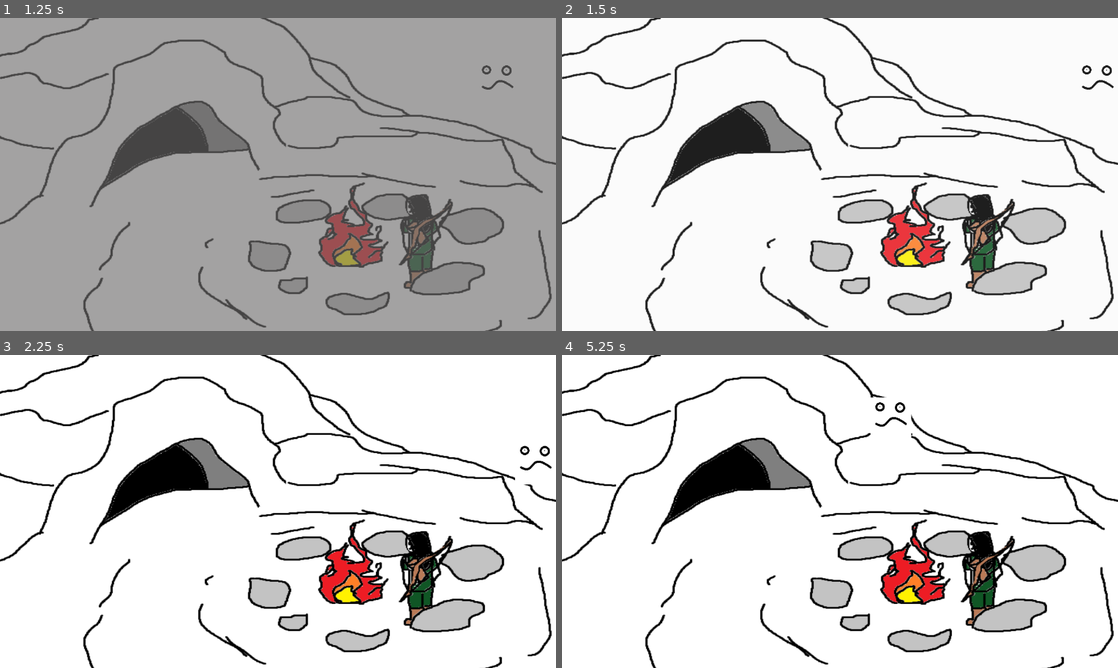
Above: before the commit, frames 1-4 (two rows, left to right).
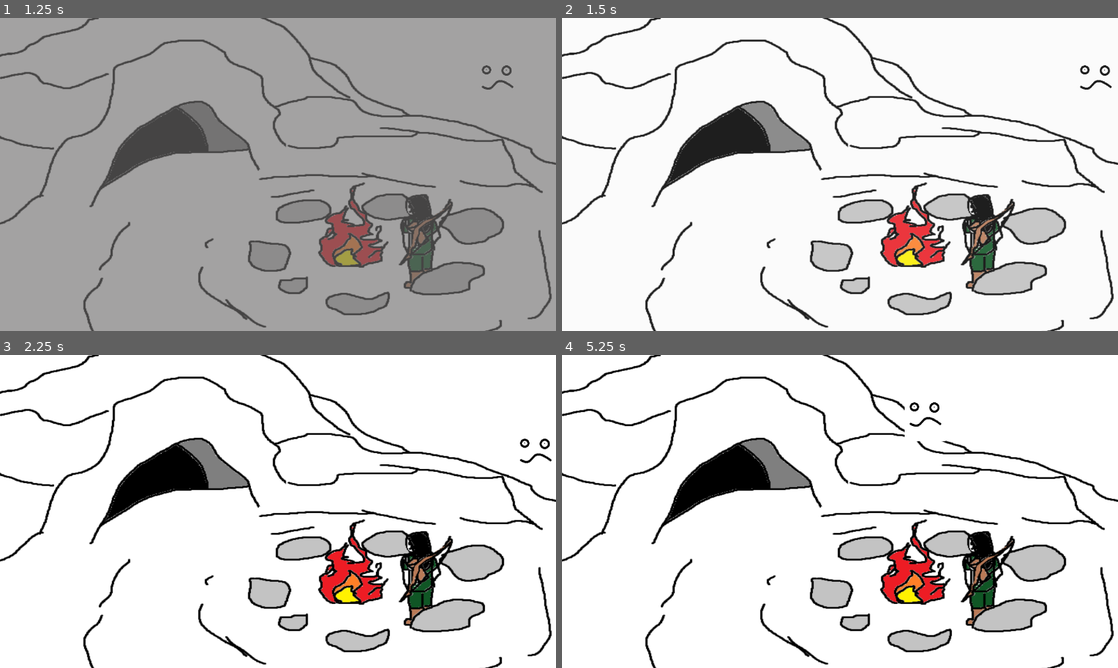
Above: after the commit, the same moments.

Repository: rwyndrum4/MENDAX
Game: Godot game, scene res://Scenes/mainMenu/mainMenu.tscn
Same seed, same stepped clock (60 frames per second), same inputs: the game is played once before the commit and once after it.
Inputs:
- Up to frame 1 (1.25 s): click "Start" at 0.5 s
- Up to frame 2 (1.5 s): hold Right (ui_right) from 1.28 s (still down)
- Up to frame 3 (2.25 s): tap Enter at 2 s; release Right (ui_right) at 2.03 s; hold Down (ui_down) from 2.03 s (still down)
- Up to frame 4 (5.25 s): release Down (ui_down) at 2.78 s; hold Right (ui_right) 2.78-3.53 s; tap Space at 3.5 s; hold Up (ui_up) 3.53-4.28 s; hold Left (ui_left) from 4.28 s (still down)

Frame 1 is identical in both runs. In frame 2, 0.1% of the frame differs, in the area x 93-100%, y 15-23%; in frame 3, 0.3%; in frame 4, 0.5%, in the area x 55-69%, y 13-28%.

Commit message:
Improve feel of movement

Diff:
--- a/game/Scenes/startArea/PlayerCursor.gd
+++ b/game/Scenes/startArea/PlayerCursor.gd
@@ -1,24 +1,28 @@
 extends KinematicBody2D
 
-const ACCELERATION = 30000
-const MAX_SPEED = 800
+const ACCELERATION = 25000
+const MAX_SPEED = 500
 const FRICTION = 500
 
 var velocity = Vector2.ZERO
 
 # Reference: https://www.youtube.com/watch?v=TQKXU7iSWUU
 func _physics_process(delta):
-	velocity = Vector2.ZERO
-	velocity.x = Input.get_action_strength("ui_right") - Input.get_action_strength("ui_left")
-	velocity.y = Input.get_action_strength("ui_down") - Input.get_action_strength("ui_up")
-	velocity = velocity.normalized()
+	var input_velocity = Vector2.ZERO
+	input_velocity.x = Input.get_axis("ui_left", "ui_right")
+	input_velocity.y = Input.get_axis("ui_up", "ui_down")
+	input_velocity = input_velocity.normalized()
 
-	if velocity != Vector2.ZERO:
-		velocity = velocity.move_toward(velocity*MAX_SPEED, ACCELERATION*delta)
+	if input_velocity == Vector2.ZERO:
+		velocity = input_velocity.move_toward(Vector2.ZERO, FRICTION*delta)
+	elif input_velocity.x == 0:
+		velocity = input_velocity.move_toward(Vector2(0,input_velocity.y).normalized()*MAX_SPEED, ACCELERATION*delta)
+	elif input_velocity.y == 0:
+		velocity = input_velocity.move_toward(Vector2(input_velocity.x,0).normalized()*MAX_SPEED, ACCELERATION*delta)
 	else:
-		velocity = velocity.move_toward(Vector2.ZERO, FRICTION*delta)
+		velocity = input_velocity.move_toward(0.7*input_velocity*MAX_SPEED, ACCELERATION*delta)
 
-	velocity = move_and_collide(velocity*delta)
+	velocity = move_and_slide(velocity)
 
 # Called every frame. 'delta' is the elapsed time since the previous frame.
 #func _process(delta):
Not shown, added: game/Scenes/startArea/startArea.tscn.tmp
